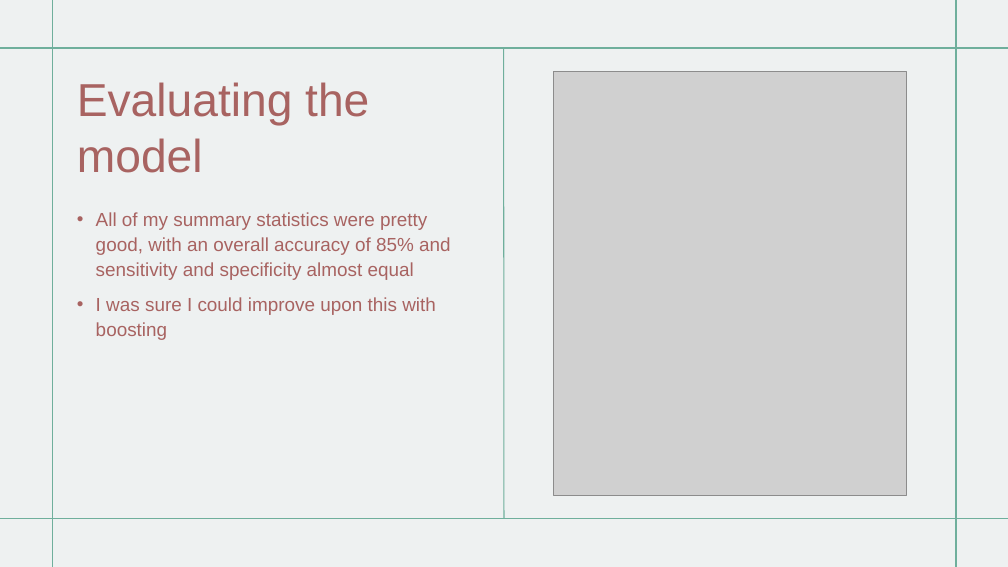
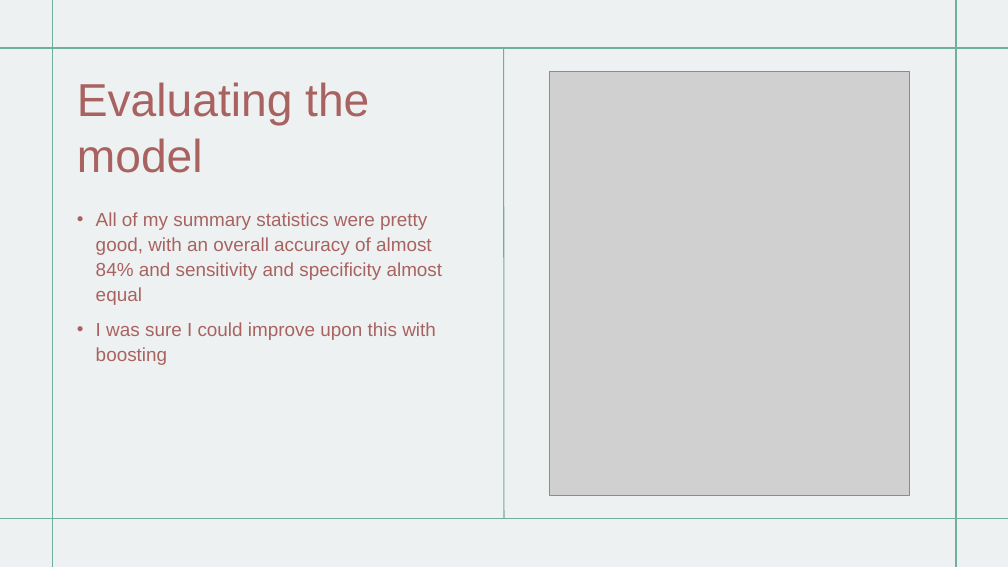
Before and after one commit to seescoto/cds403_term_project, a slide deck: slide 8 of Term Project.pptx. Drawn at 1008x567 pixels with LibreOffice and Linux fonts; fonts in the diff are those of the drawing; grey boxes stand for pictures. Boxes give left, top, right and bottom in pixels: in the first picture for what was removed or moved away, otherwise in the second. Text is boxed around its words. In the diff, an @@ line names an element or a change of style, - is before the commit and + after.

```diff
--- a/Term Project.pptx
+++ b/Term Project.pptx
@@ picture: place and size @@
-picture at box(554, 72, 907, 495)
+picture at box(550, 72, 910, 495)
@@ text at box(96, 212, 443, 305): text changed @@
-• All of my summary statistics were pretty good, with an overall accuracy of 85% and sensitivity and specificity almost equal
+• All of my summary statistics were pretty good, with an overall accuracy of almost 84% and sensitivity and specificity almost equal
```
Also in this commit, not shown: 5 other slides changed, 4 other files.
